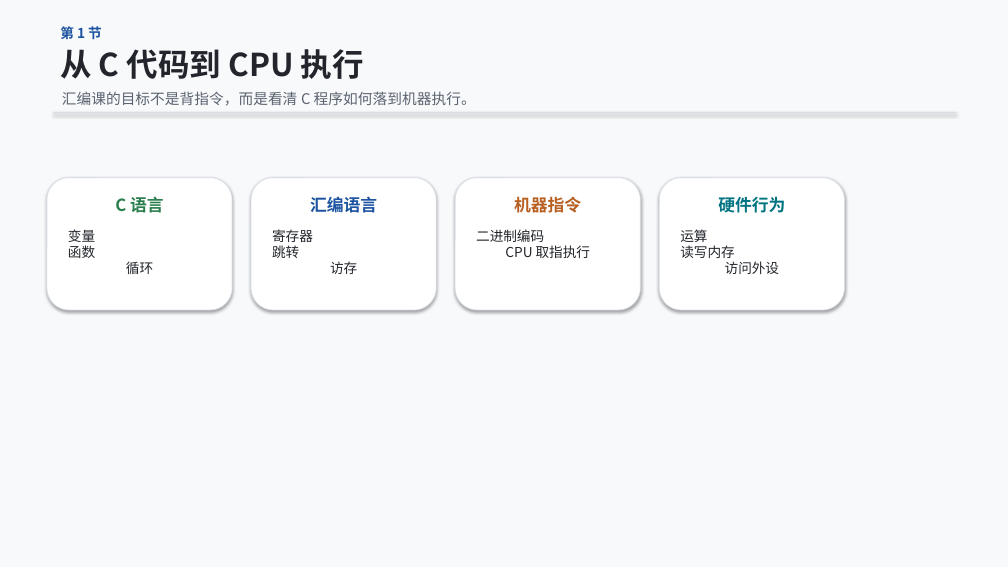
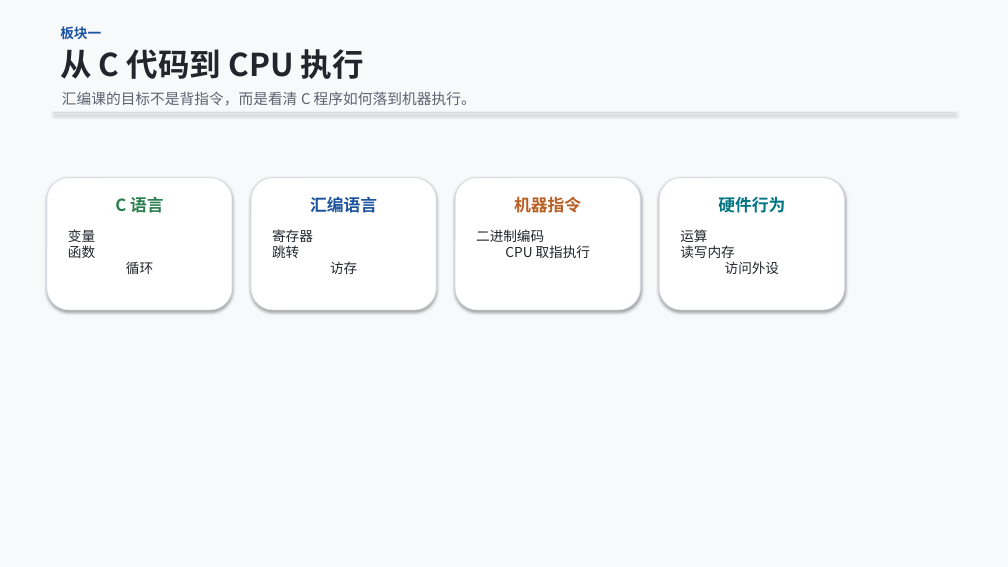
Before and after one commit to cxi218447-byte/miniOS, a slide deck: slide 3 of docs/week01/week01_qemu_hello_course.pptx (slide 5 before the commit). Drawn at 1008x567 pixels with LibreOffice and Linux fonts; fonts in the diff are those of the drawing. Boxes give left, top, right and bottom in pixels: in the first picture for what was removed or moved away, otherwise in the second. Text is boxed around its words. In the diff, an @@ line names an element or a change of style, - is before the commit and + after.

```diff
--- a/docs/week01/week01_qemu_hello_course.pptx
+++ b/docs/week01/week01_qemu_hello_course.pptx
@@ text at (60, 26, 101, 40): text changed @@
-第 1 节
+板块一
```
Also in this commit, not shown: 17 other slides changed, 3 slides added, 13 slides removed, 2 other files.
